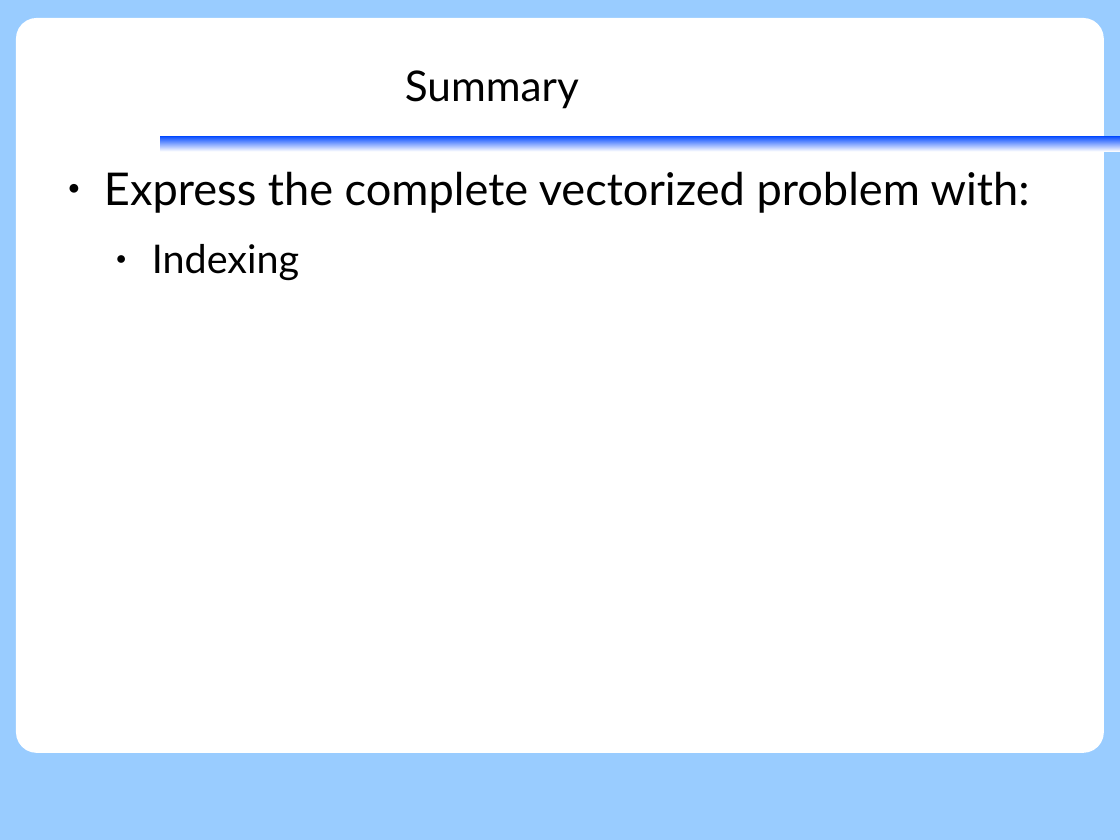
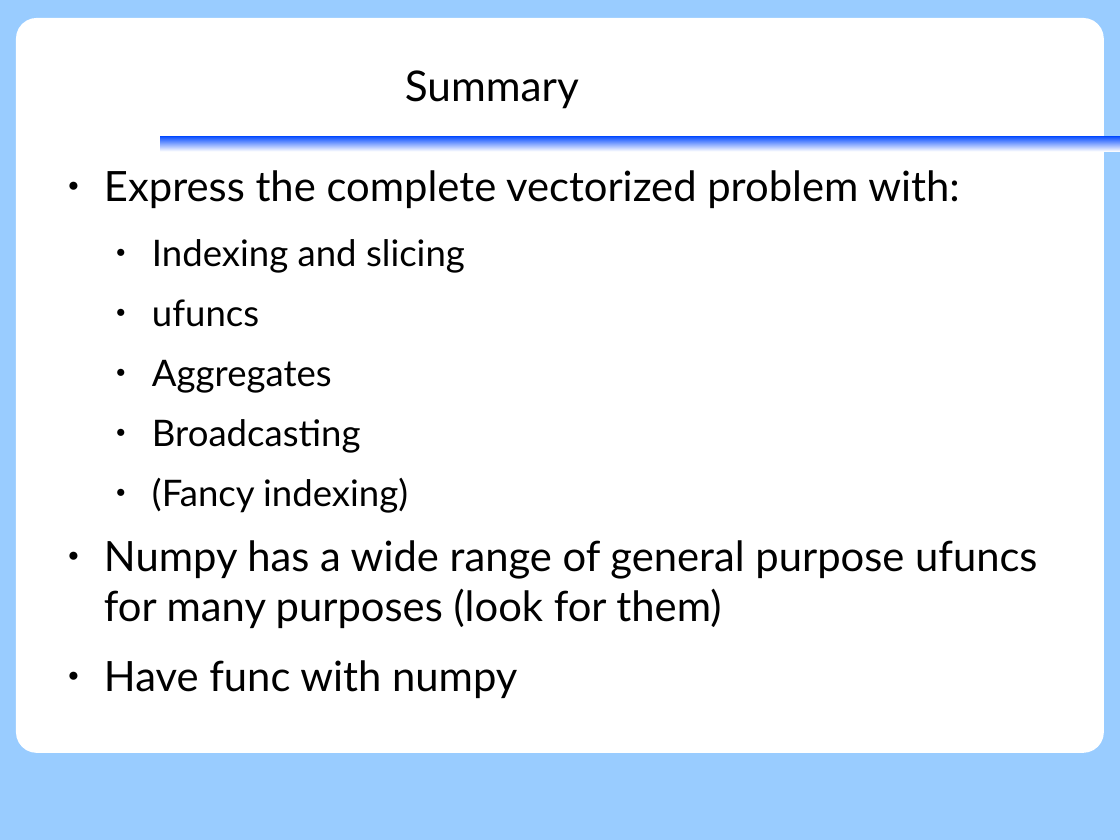
Before and after one commit to KennethNielsen/presentations, a slide deck: slide 53 of python/part2/numpy.odp. Drawn at 1120x840 pixels with LibreOffice and Linux fonts; fonts in the diff are those of the drawing; background and template pictures are left out. Boxes give left, top, right and bottom in pixels: in the first picture for what was removed or moved away, otherwise in the second. Text is boxed around its words. In the diff, an @@ line names an element or a change of style, - is before the commit and + after.

Commit message:
Completed numpy

```diff
--- a/python/part2/numpy.odp
+++ b/python/part2/numpy.odp
@@ text at box(104, 170, 959, 208): size 32 to 29.6 pt in "Express the complete vectorized problem with:" @@
@@ text at box(104, 239, 1037, 698): text changed; size 28 to 29.6 pt @@
-  ● Indexing
+  ● Indexing and slicing
+  ● ufuncs
+  ● Aggregates
+  ● Broadcasting
+  ● (Fancy indexing)
+● Numpy has a wide range of general purpose ufuncs for many purposes (look for them)
+● Have func with numpy
```
Also in this commit, not shown: 1 other slide changed, 2 slides added, 2 other files.
